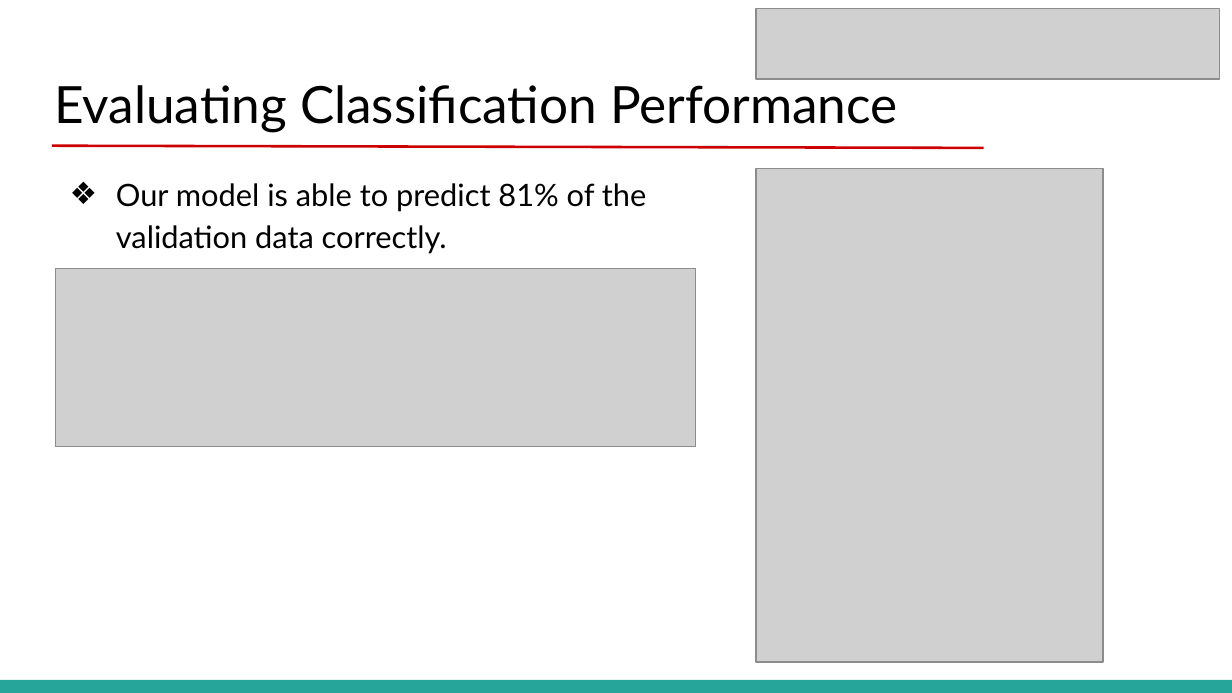
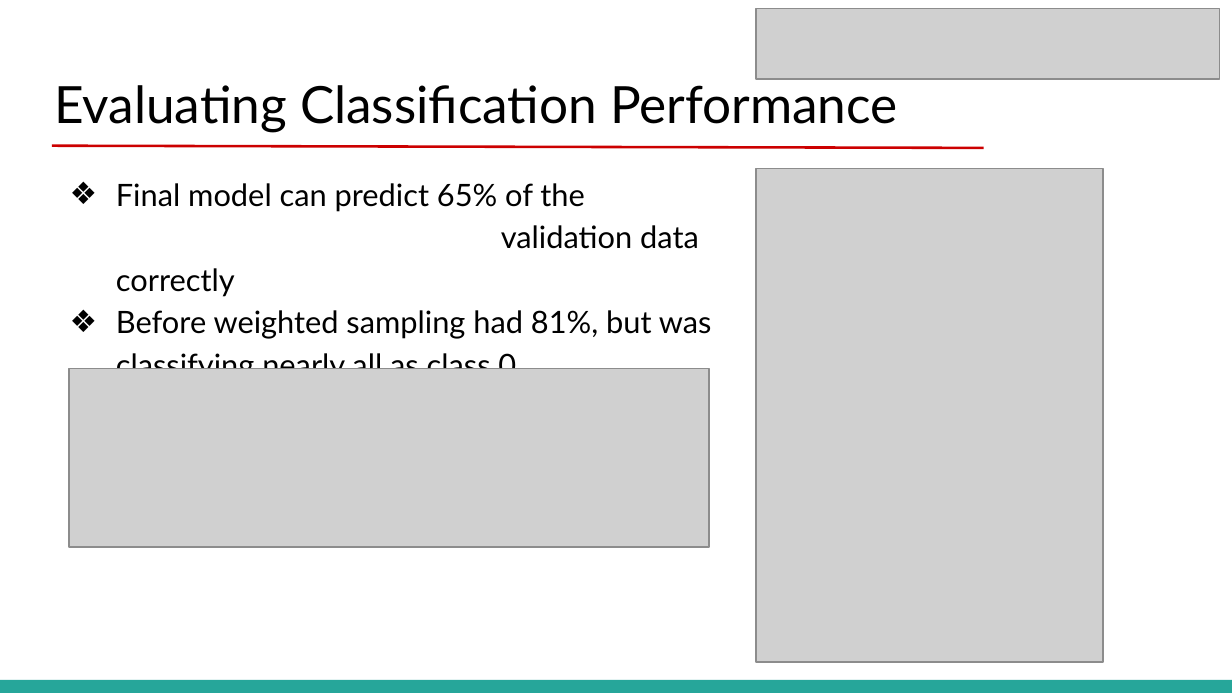
Before and after one commit to ludmila77/Team1-MIS536, a slide deck: slide 8 of reports/Final Presentation.pptx. Drawn at 1232x693 pixels with LibreOffice and Linux fonts; fonts in the diff are those of the drawing; grey boxes stand for pictures. Boxes give left, top, right and bottom in pixels: in the first picture for what was removed or moved away, otherwise in the second. Text is boxed around its words. In the diff, an @@ line names an element or a change of style, - is before the commit and + after.

```diff
--- a/reports/Final Presentation.pptx
+++ b/reports/Final Presentation.pptx
@@ text at (x1=116, y1=183, x2=712, y2=369): text changed @@
-❖ Our model is able to predict 81% of the validation data correctly.
+❖ Final model can predict 65% of the validation data correctly
+❖ Before weighted sampling had 81%, but was classifying nearly all as class 0
@@ picture moved from (x1=55, y1=269, x2=696, y2=447) to (x1=69, y1=368, x2=710, y2=547) @@
```
Also in this commit, not shown: 4 other slides changed, 3 slides added, 1 slide removed.
